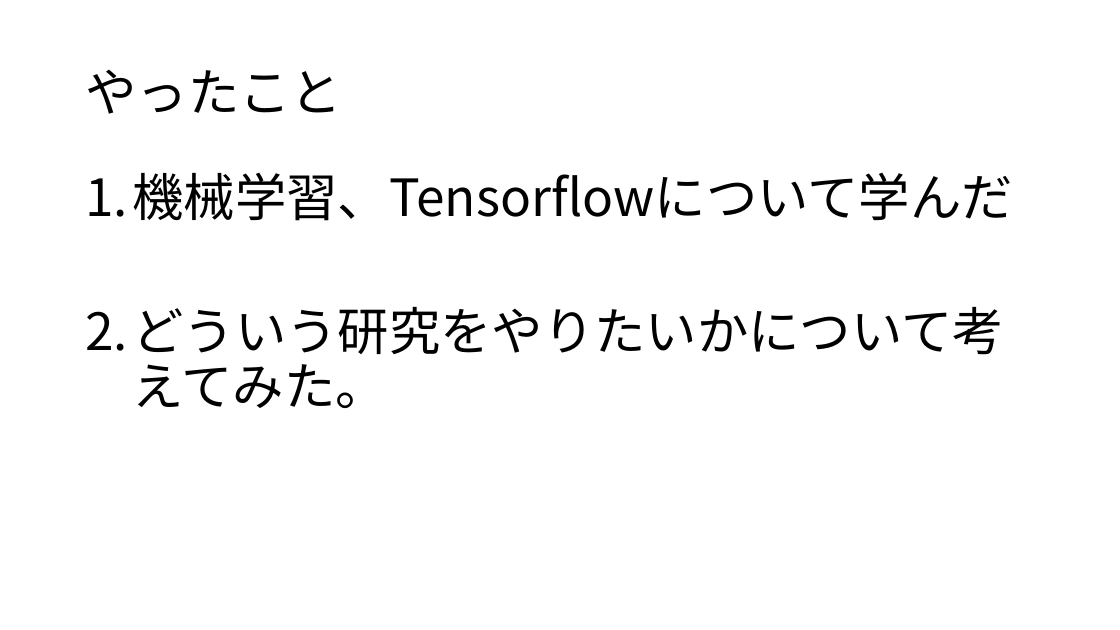
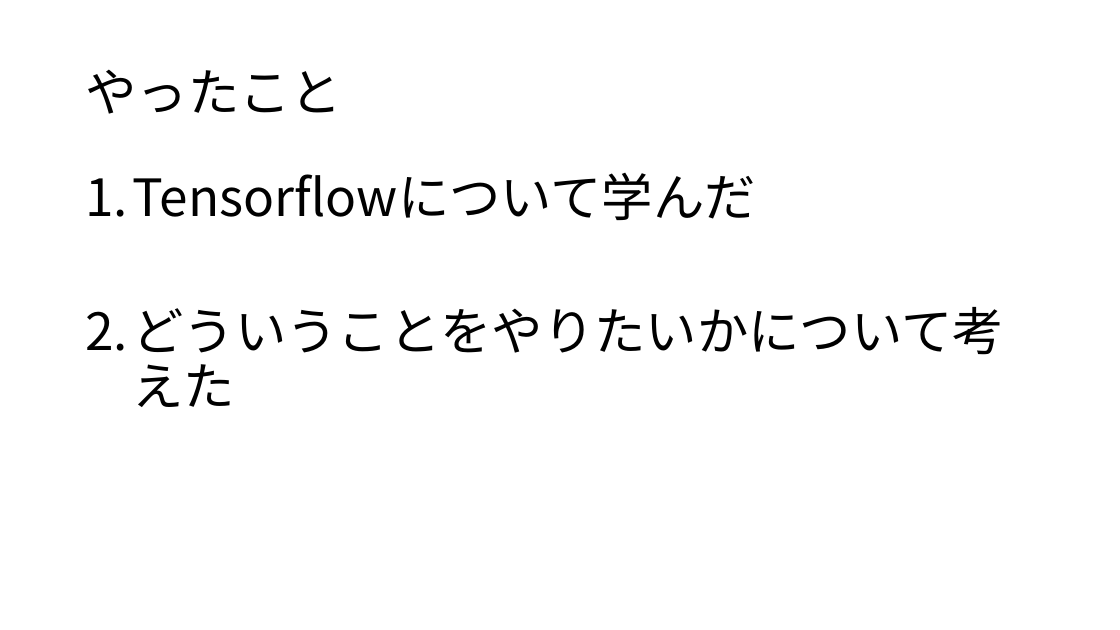
Before and after one commit to s1250103/Public_mori-lab, a slide deck: slide 2 of スライド/9.2~.pptx. Drawn at 1120x630 pixels with LibreOffice and Linux fonts; fonts in the diff are those of the drawing. Boxes give left, top, right and bottom in pixels: in the first picture for what was removed or moved away, otherwise in the second. Text is boxed around its words. In the diff, an @@ line names an element or a change of style, - is before the commit and + after.

```diff
--- a/スライド/9.2~.pptx
+++ b/スライド/9.2~.pptx
@@ text at (85,173,1003,407): text changed @@
-1. 機械学習、Tensorflowについて学んだ
-2. どういう研究をやりたいかについて考えてみた。
+1. Tensorflowについて学んだ
+2. どういうことをやりたいかについて考えた
```
Also in this commit, not shown: 2 other slides changed, 9 slides added, 2 slides removed, 5 other files.
